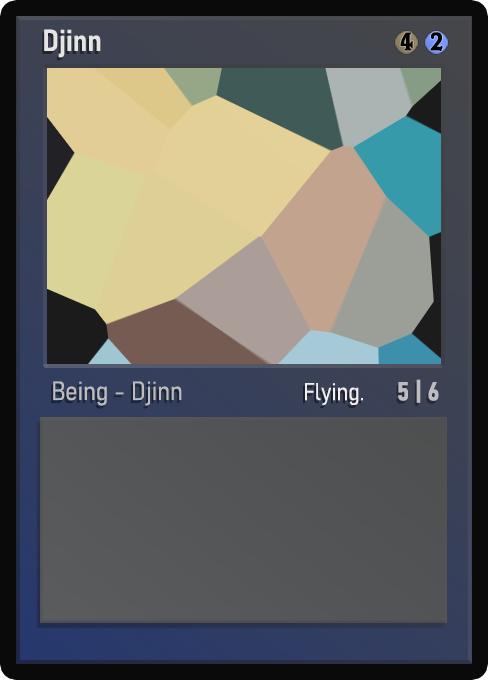
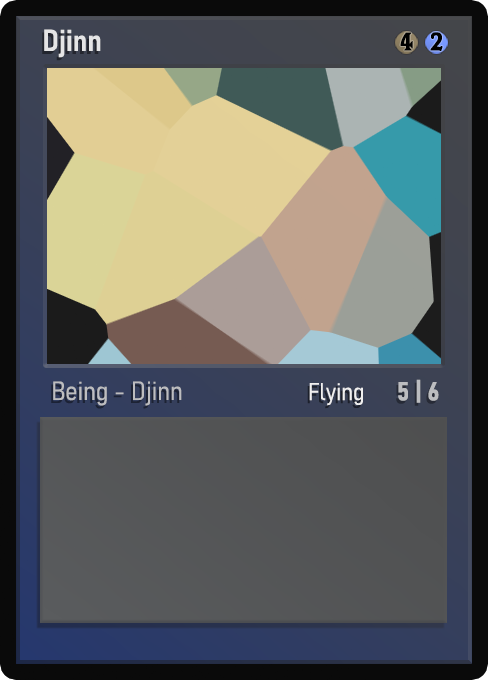
Layers edited between the first and the second 488 x 680 image:
painted on "Ability" over bbox(305, 383, 363, 406)
